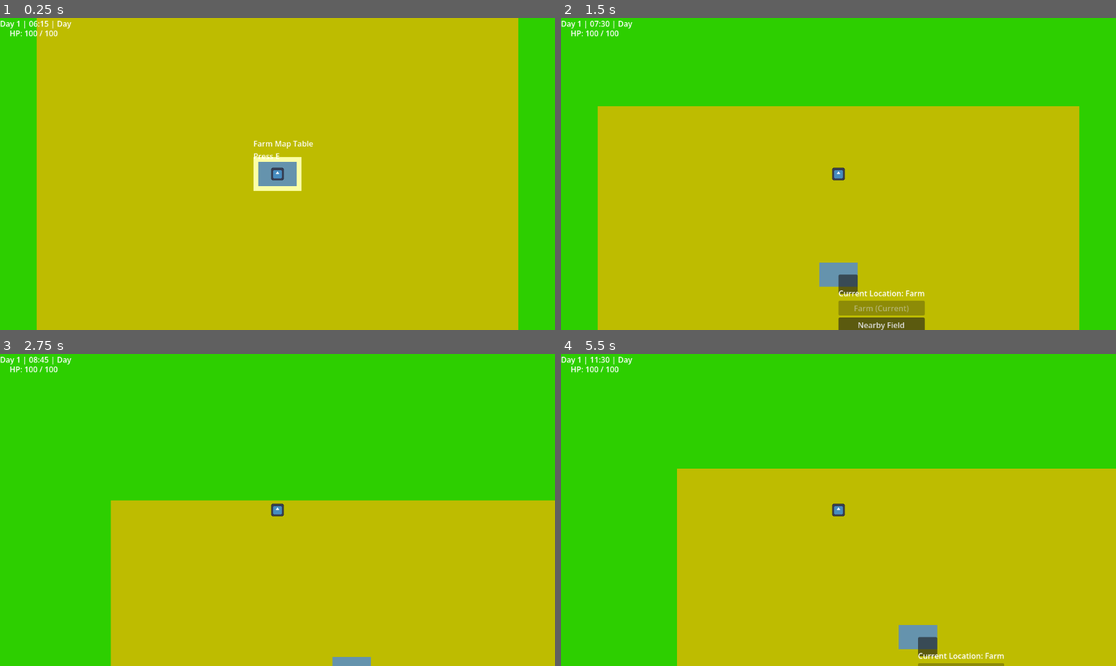
Above: before the commit, frames 1-4 (two rows, left to right).
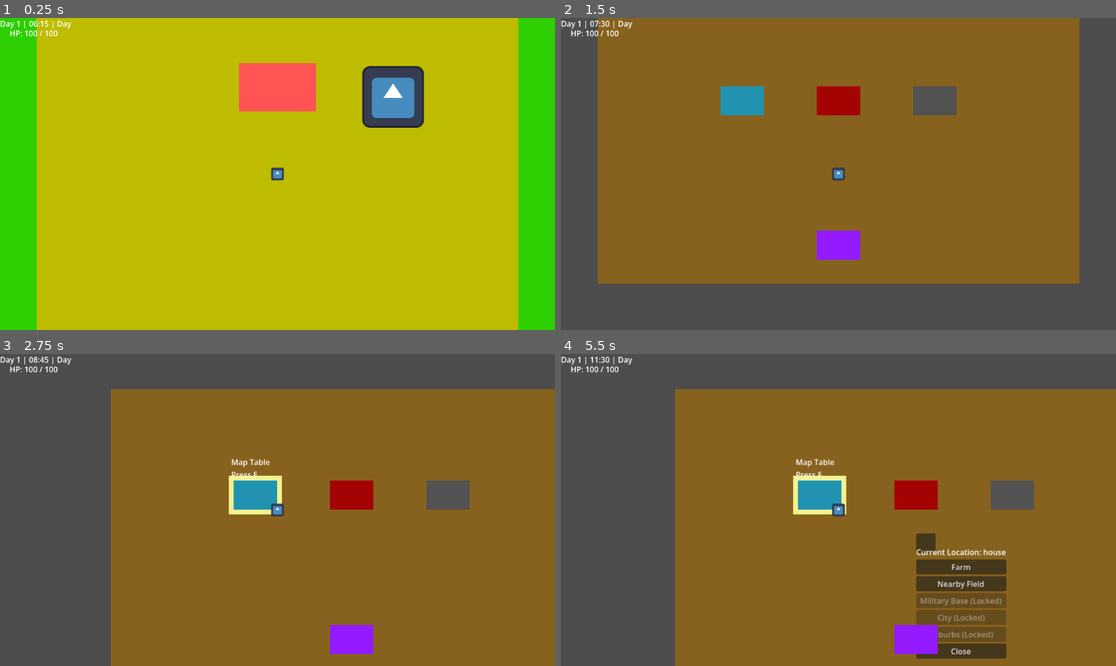
Above: after the commit, the same moments.

Repository: Rohan919477/Farmer-Savior
Game: Godot game, scene res://scenes/main/Main.tscn
The game is run twice, just before and just after one commit, with the same random seed, the same clock (stepped at 60 frames per second) and the same inputs. The engine's default icon, where the game draws it, is replaced by a stand-in: a white triangle on a blue panel in a dark square.
Inputs (mouse positions are in pixels of both pictures, inside the frame that each line leads up to):
- Up to frame 1 (0.25 s): no input
- Up to frame 2 (1.5 s): tap E (interact) at 0.5, 0.6, 1.25, 1.35 s; move the mouse to (810, 236) at 0.52 s; hold W (move_up) from 0.53 s (still down); move the mouse to (1005, 220) at 1.27 s
- Up to frame 3 (2.75 s): tap E (interact) at 2, 2.3 s; move the mouse to (111, 463) at 2.02 s; release W (move_up) at 2.03 s; hold A (move_left) from 2.03 s (still down); right-click (111, 463) at 2.1 s
- Up to frame 4 (5.5 s): tap E (interact) at 2.75, 3.05, 3.5, 3.6, 4.25, 4.35, 5.3 s; move the mouse to (866, 510) at 2.77 s; click (866, 510) at 2.85 s; move the mouse to (755, 432) at 3.52 s; release A (move_left) at 3.53 s; hold S (move_down) 3.53-4.28 s; move the mouse to (960, 494) at 4.27 s; hold D (move_right) 4.28-5.03 s; move the mouse to (727, 525) at 5.02 s; hold W (move_up) from 5.03 s (still down); right-click (727, 525) at 5.1 s

The runs differ from the first frame. In frame 1, 5.4% of the frame differs, in the area x 43-77%, y 14-56%; in frame 2, 100%; in frame 3, 100%; in frame 4, 100%, in the area x 0-100%, y 0-100%.

Commit message:
Add house interior, preparation interactions, and modal map UI controls
- Added a HouseInterior_Greybox scene and connected Farm → House → Farm travel.
- Moved the Map Table from the farm into the house.
- Added House Entrance and House Exit interactables.
- Added War Table and Workshop placeholder interactables inside the house.
- Updated InteractArea to support multiple interaction types: map menu, direct travel, war table placeholder, and workshop placeholder.
- Added a non-interactable truck prop to the farm map.
- Updated MapManager to support the house location and nightfall return from the house to the farm.
- Added highlights and floating interaction prompts for house objects.
- Added daytime restrictions for travel and preparation interactions.
- Added modal map-menu behavior: opening the map UI now blocks player movement, combat, and other interactions.
- Ensured the map menu automatically closes when changing locations or when nightfall forces the player back to the farm.
- Tested Farm → House → Nearby Field travel, House Exit, Workshop placeholder output, War Table placeholder output, nightfall return, and UI input locking.

Diff:
--- a/scenes/main/Main.tscn
+++ b/scenes/main/Main.tscn
@@ -10,6 +10,7 @@
 [ext_resource type="Script" uid="uid://bx86l1xfgt3wk" path="res://scripts/managers/TelemetryManager.gd" id="7_ostsq"]
 [ext_resource type="PackedScene" uid="uid://qoyigg8l6l66" path="res://scenes/maps/FarmMap_greybox.tscn" id="8_ko0rf"]
 [ext_resource type="PackedScene" uid="uid://cjbffm7mgxfw" path="res://scenes/player/player.tscn" id="9_ostsq"]
+[ext_resource type="PackedScene" uid="uid://c063t17x2gye3" path="res://scenes/maps/HouseInterior_Greybox.tscn" id="11_tck0d"]
 [ext_resource type="PackedScene" uid="uid://c08ccyc3an8ho" path="res://scenes/maps/NearbyField_Greybox.tscn" id="12_2tpxt"]
 [ext_resource type="Script" uid="uid://csxv3ieslc044" path="res://scripts/managers/MapManager.gd" id="12_p5fgu"]
 [ext_resource type="PackedScene" uid="uid://diuay65tqcn3n" path="res://scenes/ui/MapMenu.tscn" id="13_jsdfw"]
@@ -43,6 +44,7 @@
 [node name="MapManager" type="Node" parent="." unique_id=778466562]
 script = ExtResource("12_p5fgu")
 farm_scene = ExtResource("8_ko0rf")
+house_scene = ExtResource("11_tck0d")
 nearby_field_scene = ExtResource("12_2tpxt")
 map_container_path = NodePath("../MapContainer")
 player_path = NodePath("../Player")
--- a/scenes/maps/FarmMap_greybox.tscn
+++ b/scenes/maps/FarmMap_greybox.tscn
@@ -1,6 +1,7 @@
 [gd_scene format=3 uid="uid://qoyigg8l6l66"]
 
 [ext_resource type="Script" uid="uid://btln4qcdwmaeh" path="res://scripts/maps/InteractArea.gd" id="1_tq17q"]
+[ext_resource type="Texture2D" uid="uid://ddgq1bxbelcds" path="res://icon.svg" id="2_av8mm"]
 
 [sub_resource type="RectangleShape2D" id="RectangleShape2D_5t2dp"]
 size = Vector2(2040, 40)
@@ -15,7 +16,7 @@
 size = Vector2(40, 1440)
 
 [sub_resource type="RectangleShape2D" id="RectangleShape2D_yt4j7"]
-size = Vector2(110, 80)
+size = Vector2(180, 120)
 
 [node name="FarmMap_Greybox" type="Node2D" unique_id=1399892865]
 
@@ -33,7 +34,7 @@
 offset_bottom = 80.0
 color = Color(0.58026826, 0.47122657, 0.26007298, 1)
 
-[node name="CropPlotArea" type="ColorRect" parent="." unique_id=609044918]
+[node name="FarmPlotArea" type="ColorRect" parent="." unique_id=609044918]
 offset_left = -350.0
 offset_top = 150.0
 offset_right = -50.0
@@ -107,34 +108,39 @@
 [node name="NightReturnSpawn" type="Marker2D" parent="SpawnPoints" unique_id=1279802351]
 position = Vector2(0, 80)
 
-[node name="MapTable" type="Area2D" parent="." unique_id=526044011]
+[node name="HouseEntrance" type="Area2D" parent="." unique_id=1629726719]
+position = Vector2(0, -180)
 collision_layer = 32768
-collision_mask = 3
 script = ExtResource("1_tq17q")
-interaction_name = "Farm Map Table"
+interaction_name = "House"
+interaction_type = "travel"
+target_location_id = "house"
 
-[node name="HighlightVisual" type="ColorRect" parent="MapTable" unique_id=1435766972]
+[node name="HighlightVisual" type="ColorRect" parent="HouseEntrance" unique_id=1796383235]
 visible = false
+offset_left = -90.0
+offset_top = -60.0
+offset_right = 90.0
+offset_bottom = 60.0
+color = Color(0.9529412, 1, 0.4509804, 1)
+
+[node name="Visual" type="ColorRect" parent="HouseEntrance" unique_id=1269601673]
+offset_left = -80.0
+offset_top = -50.0
+offset_right = 80.0
+offset_bottom = 50.0
+color = Color(1, 0.32941177, 0.32941177, 1)
+
+[node name="PromptLabel" type="Label" parent="HouseEntrance" unique_id=2033924969]
 offset_left = -50.0
-offset_top = -35.0
-offset_right = 50.0
-offset_bottom = 35.0
-color = Color(0.9843137, 1, 0.6509804, 1)
+offset_top = -100.0
+offset_right = -10.0
+offset_bottom = -77.0
+text = "Door"
 
-[node name="Visual" type="ColorRect" parent="MapTable" unique_id=491994713]
-offset_left = -40.0
-offset_top = -25.0
-offset_right = 40.0
-offset_bottom = 25.0
-color = Color(0.39607844, 0.5764706, 0.6784314, 1)
+[node name="CollisionShape2D" type="CollisionShape2D" parent="HouseEntrance" unique_id=254235694]
+shape = SubResource("RectangleShape2D_yt4j7")
 
-[node name="PromptLabel" type="Label" parent="MapTable" unique_id=774752335]
-offset_left = -50.0
-offset_top = -75.0
-offset_right = 91.0
-offset_bottom = -26.0
-text = "Map
-Press E to Interact"
-
-[node name="CollisionShape2D" type="CollisionShape2D" parent="MapTable" unique_id=2063716876]
-shape = SubResource("RectangleShape2D_yt4j7")
+[node name="TruckProp" type="Sprite2D" parent="." unique_id=1507909805]
+position = Vector2(240, -160)
+texture = ExtResource("2_av8mm")
--- /dev/null
+++ b/scenes/maps/HouseInterior_Greybox.tscn
@@ -0,0 +1,174 @@
+[gd_scene format=3 uid="uid://c063t17x2gye3"]
+
+[ext_resource type="Script" uid="uid://btln4qcdwmaeh" path="res://scripts/maps/InteractArea.gd" id="1_uveoq"]
+
+[sub_resource type="RectangleShape2D" id="RectangleShape2D_uveoq"]
+size = Vector2(120, 90)
+
+[sub_resource type="RectangleShape2D" id="RectangleShape2D_20cke"]
+size = Vector2(120, 90)
+
+[sub_resource type="RectangleShape2D" id="RectangleShape2D_df2qc"]
+size = Vector2(120, 90)
+
+[sub_resource type="RectangleShape2D" id="RectangleShape2D_w62e5"]
+size = Vector2(120, 90)
+
+[node name="HouseInteriorGreybox" type="Node2D" unique_id=785323423]
+
+[node name="Ground" type="ColorRect" parent="." unique_id=1567092862]
+offset_left = -500.0
+offset_top = -300.0
+offset_right = 500.0
+offset_bottom = 300.0
+color = Color(0.53, 0.38530996, 0.11660001, 1)
+
+[node name="SpawnPoints" type="Node2D" parent="." unique_id=844602052]
+
+[node name="DefaultSpawn" type="Marker2D" parent="SpawnPoints" unique_id=751019344]
+position = Vector2(0, 120)
+
+[node name="MapTable" type="Area2D" parent="." unique_id=66491364]
+position = Vector2(-200, -80)
+collision_layer = 32768
+script = ExtResource("1_uveoq")
+interaction_name = "Map Table"
+
+[node name="HighlightVisual" type="ColorRect" parent="MapTable" unique_id=803756870]
+visible = false
+z_index = 5
+offset_left = -55.0
+offset_top = -40.0
+offset_right = 55.0
+offset_bottom = 40.0
+color = Color(0.99215686, 1, 0.6, 0.92156863)
+
+[node name="Visual" type="ColorRect" parent="MapTable" unique_id=1829092026]
+z_index = 6
+offset_left = -45.0
+offset_top = -30.0
+offset_right = 45.0
+offset_bottom = 30.0
+color = Color(0.12941177, 0.5764706, 0.6901961, 1)
+
+[node name="PromptLabel" type="Label" parent="MapTable" unique_id=810405840]
+visible = false
+z_index = 10
+offset_left = -50.0
+offset_top = -80.0
+offset_right = 31.0
+offset_bottom = -57.0
+text = "Map Table"
+
+[node name="CollisionShape2D" type="CollisionShape2D" parent="MapTable" unique_id=440689038]
+shape = SubResource("RectangleShape2D_uveoq")
+
+[node name="WarTable" type="Area2D" parent="." unique_id=891067468]
+position = Vector2(0, -80)
+collision_layer = 32768
+script = ExtResource("1_uveoq")
+interaction_name = "War Table"
+interaction_type = "war_table"
+
+[node name="HighlightVisual" type="ColorRect" parent="WarTable" unique_id=796437197]
+visible = false
+z_index = 5
+offset_left = -55.0
+offset_top = -40.0
+offset_right = 55.0
+offset_bottom = 40.0
+color = Color(1, 0.20784314, 0.12156863, 1)
+
+[node name="Visual" type="ColorRect" parent="WarTable" unique_id=1373325992]
+z_index = 6
+offset_left = -45.0
+offset_top = -30.0
+offset_right = 45.0
+offset_bottom = 30.0
+color = Color(0.6392157, 0.011764706, 0.011764706, 1)
+
+[node name="PromptLabel" type="Label" parent="WarTable" unique_id=303444905]
+visible = false
+z_index = 10
+offset_left = -50.0
+offset_top = -80.0
+offset_right = 28.0
+offset_bottom = -57.0
+text = "War Table"
+
+[node name="CollisionShape2D" type="CollisionShape2D" parent="WarTable" unique_id=1637262589]
+shape = SubResource("RectangleShape2D_20cke")
+
+[node name="Workshop" type="Area2D" parent="." unique_id=26390529]
+position = Vector2(200, -80)
+collision_layer = 32768
+script = ExtResource("1_uveoq")
+interaction_name = "Workshop"
+interaction_type = "workshop"
+
+[node name="HighlightVisual" type="ColorRect" parent="Workshop" unique_id=1596708549]
+visible = false
+z_index = 5
+offset_left = -55.0
+offset_top = -40.0
+offset_right = 55.0
+offset_bottom = 40.0
+color = Color(0.585062, 0.585062, 0.5850621, 1)
+
+[node name="Visual" type="ColorRect" parent="Workshop" unique_id=1360832563]
+z_index = 6
+offset_left = -45.0
+offset_top = -30.0
+offset_right = 45.0
+offset_bottom = 30.0
+color = Color(0.32156864, 0.32156864, 0.32156864, 1)
+
+[node name="PromptLabel" type="Label" parent="Workshop" unique_id=1087734139]
+visible = false
+z_index = 10
+offset_left = -50.0
+offset_top = -80.0
+offset_right = 29.0
+offset_bottom = -57.0
+text = "Workshop"
+
+[node name="CollisionShape2D" type="CollisionShape2D" parent="Workshop" unique_id=944276647]
+shape = SubResource("RectangleShape2D_df2qc")
+
+[node name="HouseExit" type="Area2D" parent="." unique_id=201118473]
+position = Vector2(0, 220)
+collision_layer = 32768
+script = ExtResource("1_uveoq")
+interaction_name = "Exit House"
+interaction_type = "travel"
+target_location_id = "farm"
+
+[node name="HighlightVisual" type="ColorRect" parent="HouseExit" unique_id=309830229]
+visible = false
+z_index = 5
+offset_left = -55.0
+offset_top = -40.0
+offset_right = 55.0
+offset_bottom = 40.0
+color = Color(0.9882353, 1, 0.34117648, 1)
+
+[node name="Visual" type="ColorRect" parent="HouseExit" unique_id=177970902]
+z_index = 6
+offset_left = -45.0
+offset_top = -30.0
+offset_right = 45.0
+offset_bottom = 30.0
+color = Color(0.5803922, 0.101960786, 1, 1)
+
+[node name="PromptLabel" type="Label" parent="HouseExit" unique_id=1411913639]
+visible = false
+z_index = 10
+offset_left = -50.0
+offset_top = -80.0
+offset_right = -10.0
+offset_bottom = -31.0
+text = "Exit
+"
+
+[node name="CollisionShape2D" type="CollisionShape2D" parent="HouseExit" unique_id=844992408]
+shape = SubResource("RectangleShape2D_w62e5")
--- a/scripts/main/Main.gd
+++ b/scripts/main/Main.gd
@@ -3,6 +3,7 @@
 @onready var map_manager: Node = $MapManager
 @onready var time_manager: Node = $TimeManager
 @onready var hud: CanvasLayer = $HUD
+@onready var map_menu: Control = $MapMenu
 
 func _ready() -> void:
 	add_to_group("main")
@@ -22,7 +23,27 @@
 
 	map_manager.open_map_menu()
 
+func travel_to_location(location_id: String) -> void:
+	if time_manager.has_method("is_daytime") and not time_manager.is_daytime():
+		print("Cannot travel at night.")
+		if hud.has_method("show_warning_message"):
+			hud.show_warning_message("It is too dangerous to travel at night.")
+		return
+
+	map_manager.travel_to_location(location_id)
+
+func open_defense_placement() -> void:
+	if time_manager.has_method("is_daytime") and not time_manager.is_daytime():
+		print("Cannot use war table at night.")
+		if hud.has_method("show_warning_message"):
+			hud.show_warning_message("There is no time to plan defenses now.")
+		return
+
+	print("Opened defense placement UI placeholder.")
+
 func _on_night_started() -> void:
+	map_manager.close_map_menu()
+
 	print("Main received night_started signal.")
 
 	if map_manager.current_location_id == "farm":
@@ -34,6 +55,9 @@
 
 	map_manager.force_return_to_farm()
 
+func is_gameplay_input_blocked() -> bool:
+	return map_menu.visible
+
 func _on_time_changed(day_number: int, hour: int, minute: int, phase: String) -> void:
 	if hud.has_method("update_time"):
 		hud.update_time(day_number, hour, minute, phase)
--- a/scripts/managers/MapManager.gd
+++ b/scripts/managers/MapManager.gd
@@ -1,6 +1,7 @@
 extends Node
 
 @export var farm_scene: PackedScene
+@export var house_scene: PackedScene
 @export var nearby_field_scene: PackedScene
 
 @export var map_container_path: NodePath
@@ -12,6 +13,7 @@
 
 var unlocked_locations := {
 	"farm": true,
+	"house": true,
 	"nearby_field": true,
 	"military_base": false,
 	"city": false,
@@ -45,6 +47,8 @@
 	load_location(location_id, "DefaultSpawn")
 
 func force_return_to_farm() -> void:
+	close_map_menu()
+
 	if current_location_id != "farm":
 		print("Nightfall: forcing return to farm.")
 		load_location("farm", "NightReturnSpawn")
@@ -52,6 +56,7 @@
 		print("Nightfall: player already at farm.")
 
 func load_location(location_id: String, spawn_id: String = "DefaultSpawn") -> void:
+	close_map_menu()
 	clear_current_map()
 
 	var scene_to_load: PackedScene = get_scene_for_location(location_id)
@@ -72,6 +77,8 @@
 	match location_id:
 		"farm":
 			return farm_scene
+		"house":
+			return house_scene
 		"nearby_field":
 			return nearby_field_scene
 		_:
@@ -80,6 +87,13 @@
 func clear_current_map() -> void:
 	for child in map_container.get_children():
 		child.queue_free()
+
+func close_map_menu() -> void:
+	if map_menu != null and map_menu.has_method("close_menu"):
+		map_menu.close_menu()
+
+func is_current_location(location_id: String) -> bool:
+	return current_location_id == location_id
 
 func position_player_at_spawn(spawn_id: String) -> void:
 	if current_map == null:
--- a/scripts/maps/InteractArea.gd
+++ b/scripts/maps/InteractArea.gd
@@ -1,6 +1,8 @@
 extends Area2D
 
 @export var interaction_name: String = "Interact"
+@export var interaction_type: String = "map_menu"
+@export var target_location_id: String = ""
 
 var player_nearby: bool = false
 
@@ -18,15 +20,56 @@
 	if highlight_visual != null:
 		highlight_visual.visible = false
 
+func is_gameplay_input_blocked() -> bool:
+	var main_node: Node = get_tree().get_first_node_in_group("main")
+
+	if main_node == null:
+		return false
+
+	if main_node.has_method("is_gameplay_input_blocked"):
+		return bool(main_node.call("is_gameplay_input_blocked"))
+
+	return false
+
 func _process(_delta: float) -> void:
-	if player_nearby and Input.is_action_just_pressed("interact"):
-		var main = get_tree().get_first_node_in_group("main")
+	if not player_nearby:
+		return
 
-		if main != null and main.has_method("open_map_menu"):
-			print("Interacted with: ", interaction_name)
-			main.open_map_menu()
-		else:
-			print("Could not find Main or open_map_menu().")
+	if is_gameplay_input_blocked():
+		return
+
+	if Input.is_action_just_pressed("interact"):
+		perform_interaction()
+
+func perform_interaction() -> void:
+	var main = get_tree().get_first_node_in_group("main")
+
+	if main == null:
+		print("Could not find Main.")
+		return
+
+	print("Interacted with: ", interaction_name)
+
+	match interaction_type:
+		"map_menu":
+			if main.has_method("open_map_menu"):
+				main.open_map_menu()
+
+		"travel":
+			if main.has_method("travel_to_location"):
+				main.travel_to_location(target_location_id)
+
+		"war_table":
+			if main.has_method("open_defense_placement"):
+				main.open_defense_placement()
+			else:
+				print("War Table interaction placeholder.")
+
+		"workshop":
+			print("Interacted with workshop.")
+
+		_:
+			print("Unknown interaction type: ", interaction_type)
 
 func _on_body_entered(body: Node) -> void:
 	if body.is_in_group("player"):
--- a/scripts/player/Player.gd
+++ b/scripts/player/Player.gd
@@ -22,7 +22,23 @@
 	hoe_collision.disabled = true
 	update_debug_ui()
 
+func is_gameplay_input_blocked() -> bool:
+	var main_node: Node = get_tree().get_first_node_in_group("main")
+
+	if main_node == null:
+		return false
+
+	if main_node.has_method("is_gameplay_input_blocked"):
+		return bool(main_node.call("is_gameplay_input_blocked"))
+
+	return false
+
 func _physics_process(_delta: float) -> void:
+	if is_gameplay_input_blocked():
+		velocity = Vector2.ZERO
+		hoe_collision.disabled = true
+		return
+
 	handle_movement()
 	handle_combat_input()
 
